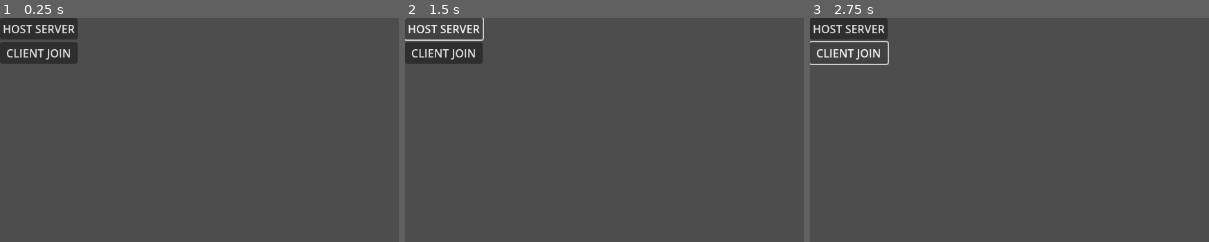
Above: before the commit, frames 1-3 (left to right).
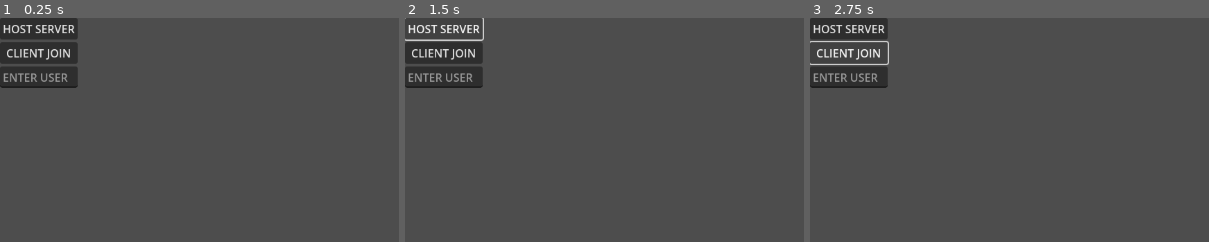
Above: after the commit, the same moments.

Repository: SeiyaU-git/MooMoo-Royale
Game: Godot game, scene res://main.tscn
Same seed, same stepped clock (60 frames per second), same inputs: the game is played once before the commit and once after it.
Inputs (mouse positions are % of the whole screen's width and height, from its top left):
- Up to frame 1 (0.25 s): no input
- Up to frame 2 (1.5 s): tap Enter at 0.5 s; move the mouse to (72, 45) at 0.52 s; hold D (right) 0.53-1.25 s; click "HOST SERVER" at 1.25 s
- Up to frame 3 (2.75 s): click "CLIENT JOIN" at 2 s
The pictures show only the part of the screen within x 0-50%, y 0-50%; the shares and areas given below are measured in that part.

The runs differ from the first frame. In frame 1, 1.6% of the frame differs, in the area x 0-20%, y 21-32%; in frame 2, 1.6%; in frame 3, 1.6%.

Commit message:
defult slyling

Diff:
--- a/UI/start_ui.tscn
+++ b/UI/start_ui.tscn
@@ -4,17 +4,14 @@
 
 [node name="StartUI" type="Control"]
 layout_mode = 3
-anchors_preset = 15
-anchor_right = 1.0
-anchor_bottom = 1.0
-grow_horizontal = 2
-grow_vertical = 2
+anchors_preset = 0
 script = ExtResource("1_fds6y")
 
 [node name="VBoxContainer" type="VBoxContainer" parent="."]
 layout_mode = 0
-offset_right = 40.0
-offset_bottom = 40.0
+offset_right = 112.0
+offset_bottom = 101.0
+metadata/_edit_use_anchors_ = true
 
 [node name="HostButton" type="Button" parent="VBoxContainer"]
 layout_mode = 2
@@ -24,5 +21,9 @@
 layout_mode = 2
 text = "CLIENT JOIN"
 
+[node name="LineEdit" type="LineEdit" parent="VBoxContainer"]
+layout_mode = 2
+placeholder_text = "ENTER USERNAME"
+
 [connection signal="pressed" from="VBoxContainer/HostButton" to="." method="_on_host_button_pressed"]
 [connection signal="pressed" from="VBoxContainer/JoinButton" to="." method="_on_join_button_pressed"]
--- a/networking/server_network_globals.gd
+++ b/networking/server_network_globals.gd
@@ -13,6 +13,7 @@
 func on_peer_connected(peer_id: int) -> void:
 	peer_ids.append(peer_id)
 
+	#DATA GETS CREATED AND BROADCASTED
 	IDAssignment.create(peer_id, peer_ids).broadcast(NetworkHandler.connection)
 
 
--- a/player_spawner.gd
+++ b/player_spawner.gd
@@ -10,7 +10,7 @@
 func spawn_player(id: int) -> void:
 	var player = PLAYER.instantiate()
 	player.owner_id = id
-	player.name = str(id) # CHANGE LATER
+	player.name = str("SEIYA id: ", id) # CHANGE LATER
 
 	call_deferred("add_child", player)
 	print("PLAYER SPAWNED")
